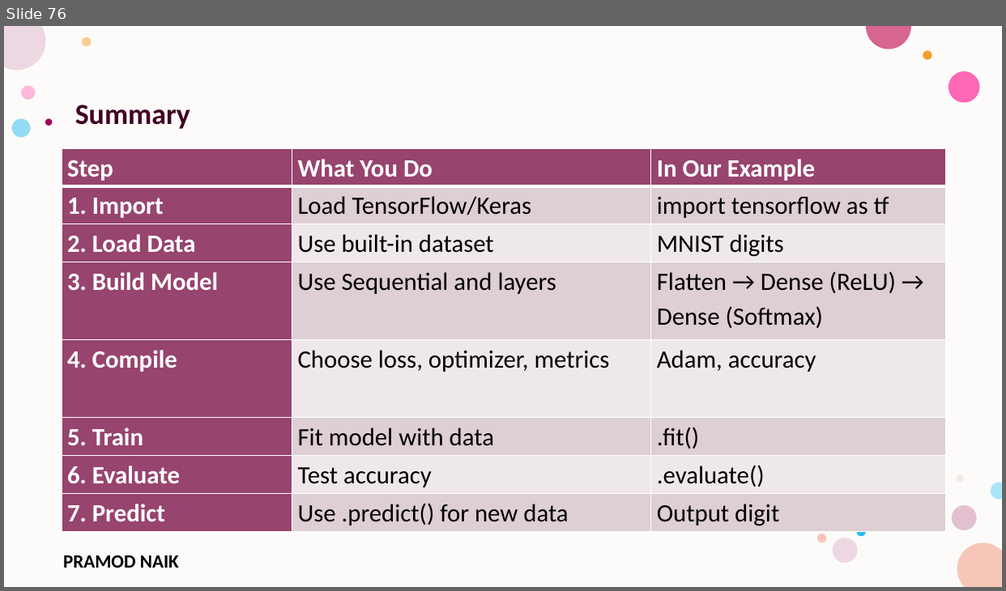
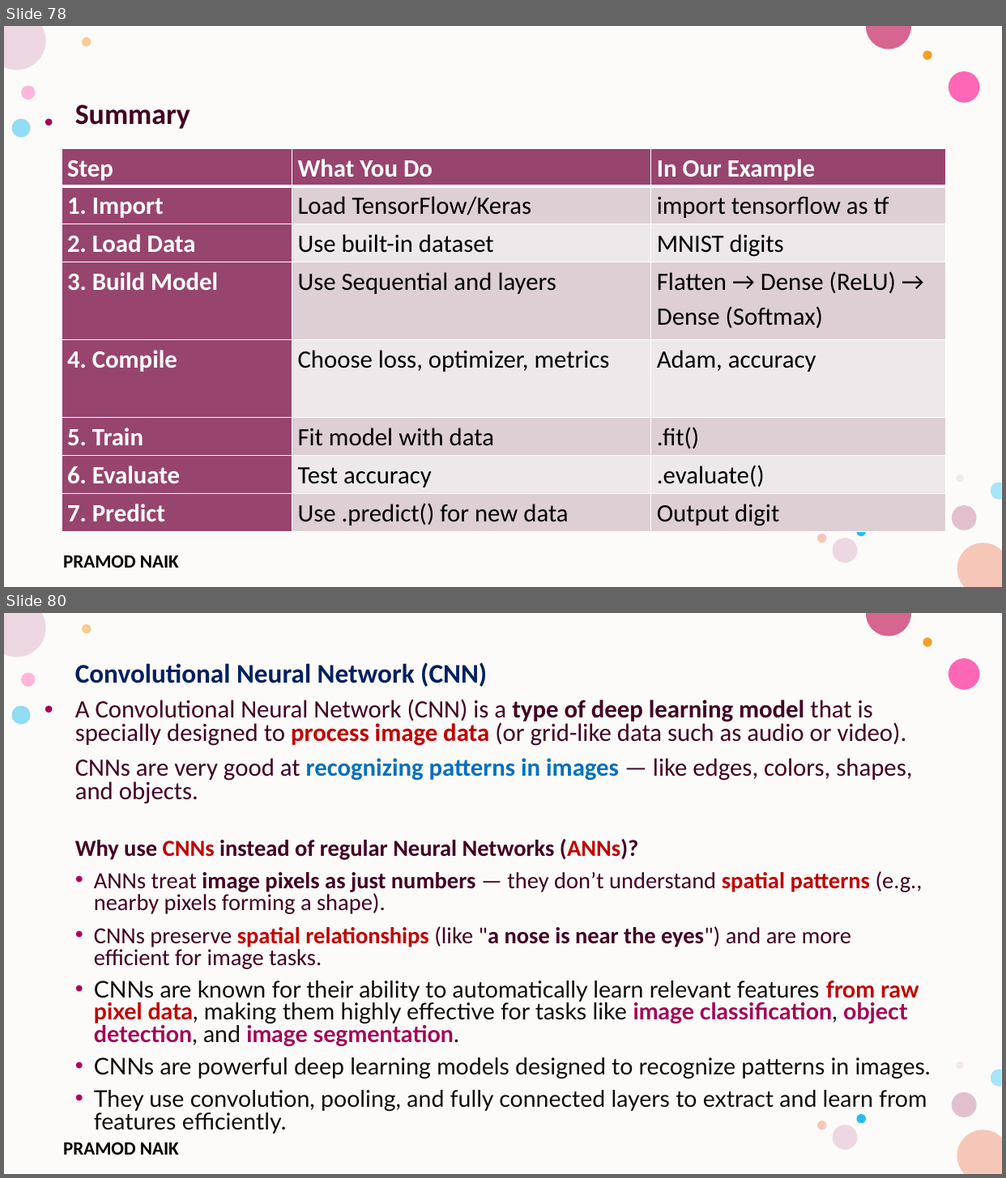
Before and after one commit to PRAMODNAIK-DEV/MCA-2nd-Sem-ML-Data-Analytics-Shridevi-College, a slide deck: Theory Class-Notes/Unit-4 Advanced Machine Learning Techniques.pptx. Shown one above the other, each under a label of ours: slide 76 before the commit, slides 78 and 80 after it; the slides between them are not shown. The pictures are 1006x591 and 1006x1178 pixels, drawn with LibreOffice and Linux fonts; fonts in the diff are those of the drawing; background and template pictures are left out. Boxes give left, top, right and bottom in pixels: in the first picture for what was removed or moved away, otherwise in the second. Text is boxed around its words. In the diff, an @@ line names an element or a change of style, - is before the commit and + after.

```diff
--- a/Theory Class-Notes/Unit-4 Advanced Machine Learning Techniques.pptx
+++ b/Theory Class-Notes/Unit-4 Advanced Machine Learning Techniques.pptx
@@ slide 80 added at box(4, 613, 1002, 1174), background #FFFFFF; not listed: 17 template elements that a slide beside it also shows @@
@@ text added at box(75, 662, 931, 1134), 22.2 pt, text #420023 @@
+Convolutional Neural Network (CNN)
+A Convolutional Neural Network (CNN) is a type of deep learning model that is specially designed to process image data (or grid-like data such as audio or video).
+CNNs are very good at recognizing patterns in images — like edges, colors, shapes, and objects.
+Why use CNNs instead of regular Neural Networks (ANNs)?
+• ANNs treat image pixels as just numbers — they don’t understand spatial patterns (e.g., nearby pixels forming a shape).
+• CNNs preserve spatial relationships (like "a nose is near the eyes") and are more efficient for image tasks.
+• CNNs are known for their ability to automatically learn relevant features from raw pixel data, making them highly effective for tasks like image classification, object detection, and image segmentation.
+• CNNs are powerful deep learning models designed to recognize patterns in images.
+• They use convolution, pooling, and fully connected layers to extract and learn from features efficiently.
@@ what was slide 76 is now slide 78 @@
```
Also in this commit, not shown: 4 slides changed, 14 other slides added, 7 slides removed.
